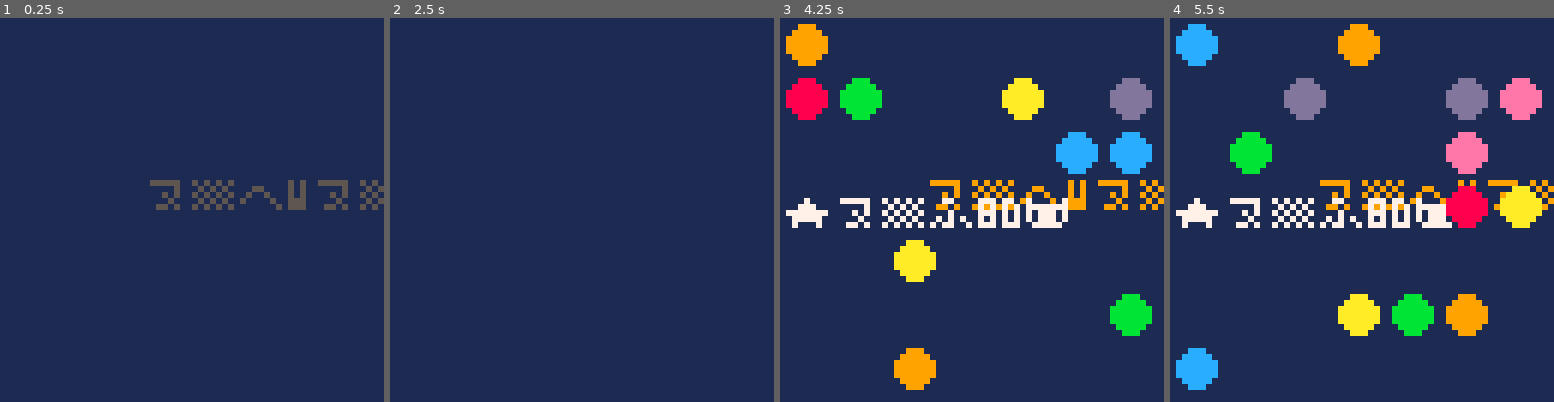
Above: before the commit, frames 1-4 (left to right).
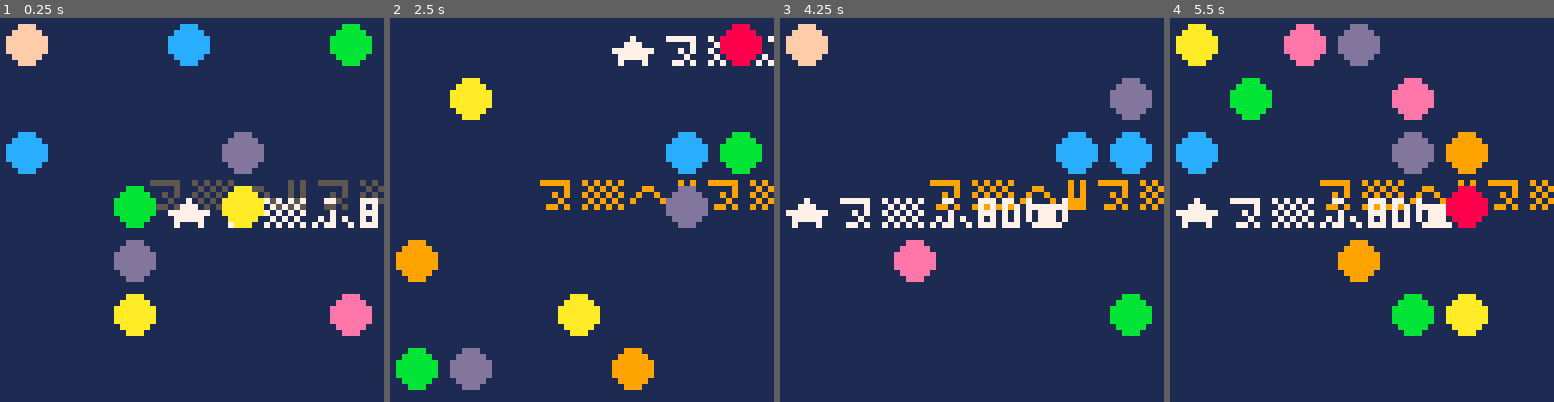
Above: after the commit, the same moments.

Repository: pancelor/bubble-cat
Game: PICO-8 cartridge min.p8
Same seed, same stepped clock (60 frames per second), same inputs: the game is played once before the commit and once after it.
Inputs:
- Up to frame 1 (0.25 s): no input
- Up to frame 2 (2.5 s): tap X (X key) at 0.33, 1.07, 1.85 s; tap O (Z key) at 0.7, 1.7, 2.1 s; hold Right 1.6-2.1 s; hold Up 2.15-2.42 s; hold Right from 2.47 s (still down)
- Up to frame 3 (4.25 s): tap O (Z key) every 0.4 s from 2.5 to 4.1 s; tap X (X key) at 2.97, 4.08 s; release Right at 3.03 s; hold Left 3.08-3.58 s; hold Down 3.63-3.97 s; hold Right from 4.02 s (still down)
- Up to frame 4 (5.5 s): tap O (Z key) at 4.5, 4.9, 5.3 s; release Right at 4.68 s; hold Up 4.73-5.03 s; hold Left from 5.08 s (still down); tap X (X key) at 5.2 s

The runs differ from the first frame. In frame 1, 10% of the frame differs, in the area x 1-99%, y 1-83%; in frame 2, 11%; in frame 3, 5.4%; in frame 4, 15%, in the area x 1-97%, y 1-97%.

Commit message:
temp min; 598

Diff:
--- a/min.lua
+++ b/min.lua
@@ -1,5 +1,5 @@
-poke(13-😐,3)fl={}sc=0sz=0rf=circfill::g::bn,fc=1px=3py=3for j=0,12do
-poke(bn,rnd(49))bn+=1end
+p=poke p(13-😐,3)fl={}sc=0sz=0rf=circfill::g::A,fc=1px=3py=3for j=0,12do
+p(A,rnd(49))A+=1end
 while t()<64do
 b=btnp()q=b>16and"⁷fb2"d=sgn(sz-sc)ox=px?"⁶1⁶c"
 if(sz~=sc)sc+=d d+=6
@@ -8,10 +8,10 @@
 if(not fc)fc,fn=fn
 if(fc)px+=cos(fc)py+=sin(fc)
 ty=abs(px-3)>3or abs(py-3)>3?"★⁵8d🐱",px*9+1,py*9+3,7
-for i=bn,1,-1do
+for i=A,1,-1do
 d=q and"-5"v=@i\7*9u=@i%7*9rf(u+4,v+4,3,i/2|8)
-if(py==v\9and u\9==px)ty=1poke(i,@bn)bn-=1d="+1"?"⁷d"
-if(bn<1)d="+10"q="⁷cg"
+if(py==v\9and u\9==px)ty=1p(i,@A)A-=1d="+1"?"⁷d"
+if(A<1)d="+10"q="⁷cg"
 if(d)add(fl,{d,u,v,d*11})sz+=d
 end
 if(ty)px,py,fc=ox,oy
